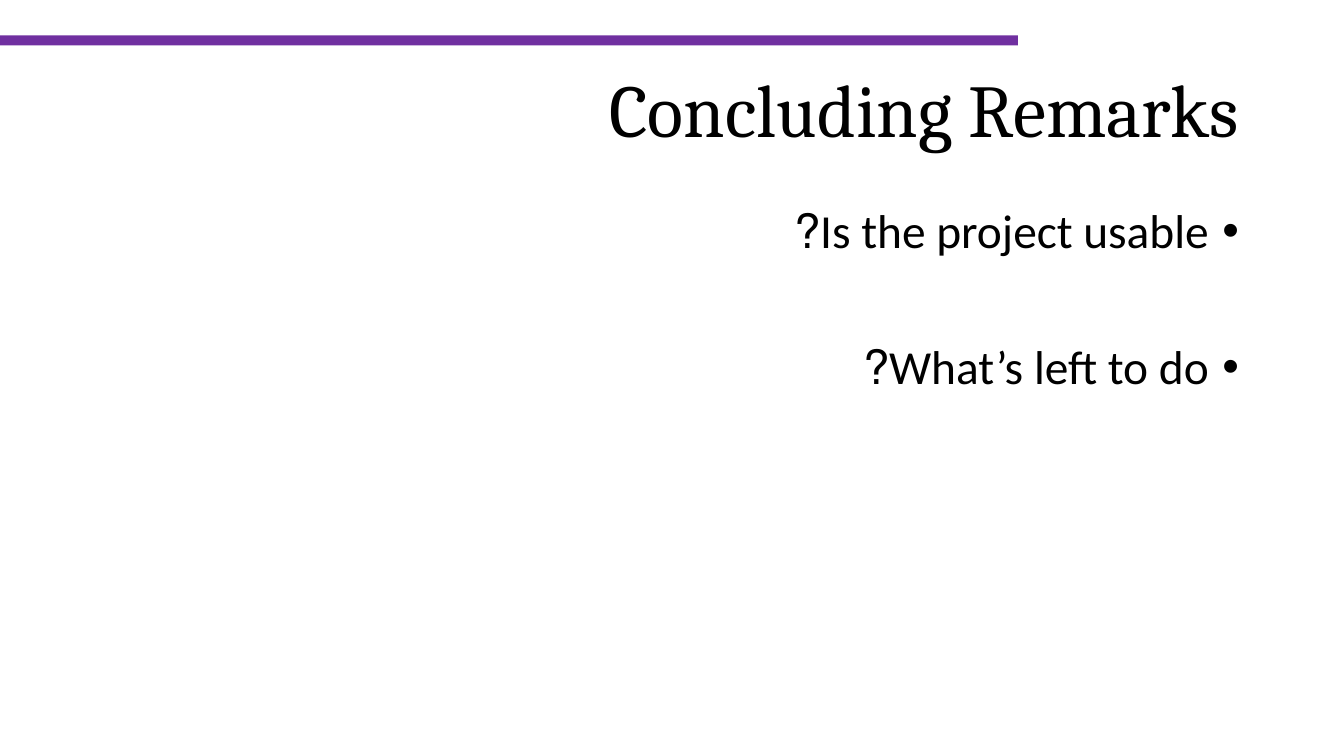
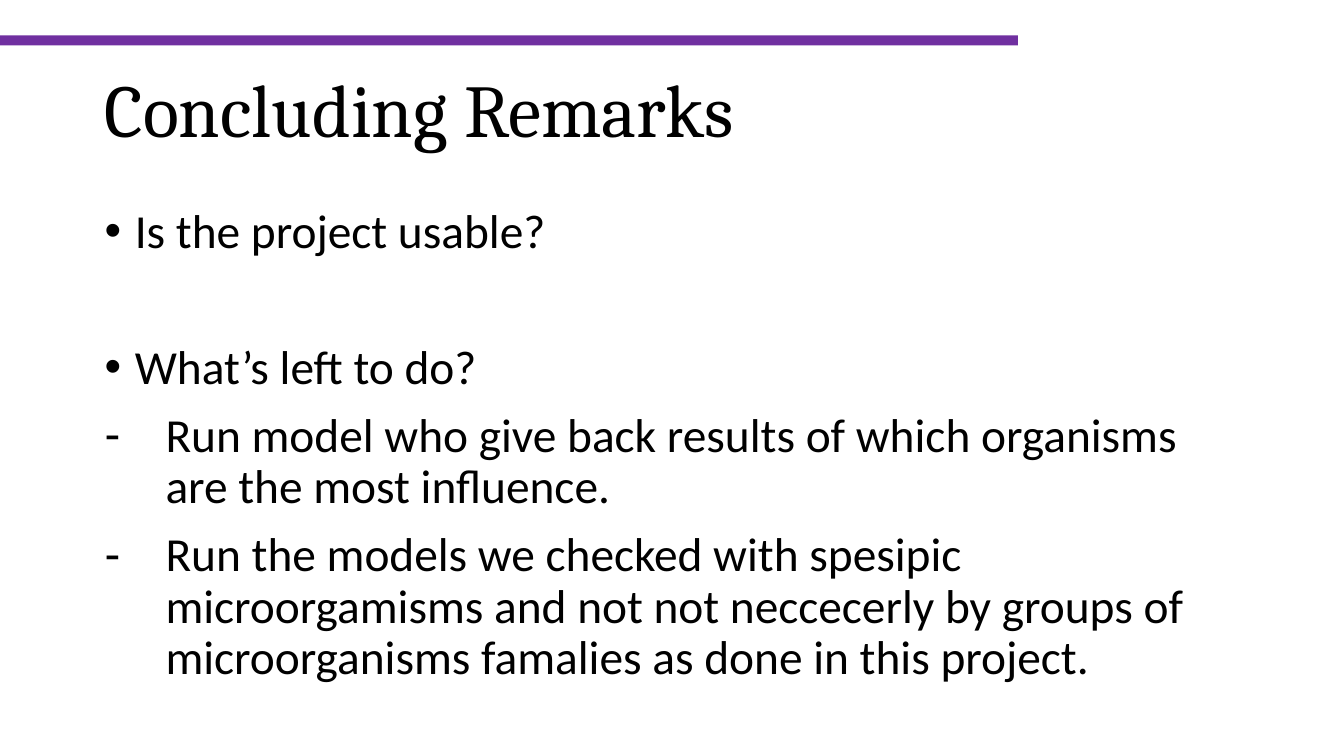
Before and after one commit to efratkohen/Project, a slide deck: slide 11 of hackathon_master.pptx (slide 10 before the commit). Drawn at 1344x756 pixels with LibreOffice and Linux fonts; fonts in the diff are those of the drawing; background and template pictures are left out. Boxes give left, top, right and bottom in pixels: in the first picture for what was removed or moved away, otherwise in the second. Text is boxed around its words. In the diff, an @@ line names an element or a change of style, - is before the commit and + after.

Commit message:
update supervised results

```diff
--- a/hackathon_master.pptx
+++ b/hackathon_master.pptx
@@ text "Concluding Remarks" at (104, 85, 734, 153): alignment right to left @@
@@ text at (135, 215, 545, 385): alignment right to left @@
@@ text at (166, 419, 1183, 682): paragraphs added @@
+– Run model who give back results of which organisms are the most influence.
+– Run the models we checked with spesipic microorgamisms and not not neccecerly by groups of microorganisms famalies as done in this project.
```
Also in this commit, not shown: 3 other slides changed, 1 slide added.
